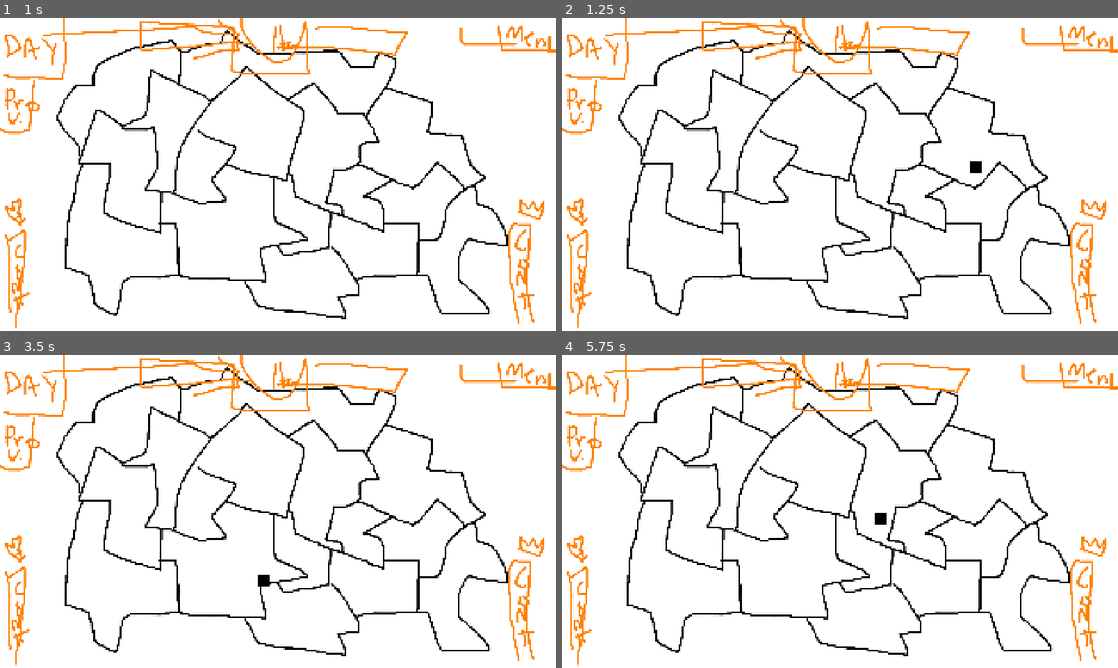
Above: before the commit, frames 1-4 (two rows, left to right).
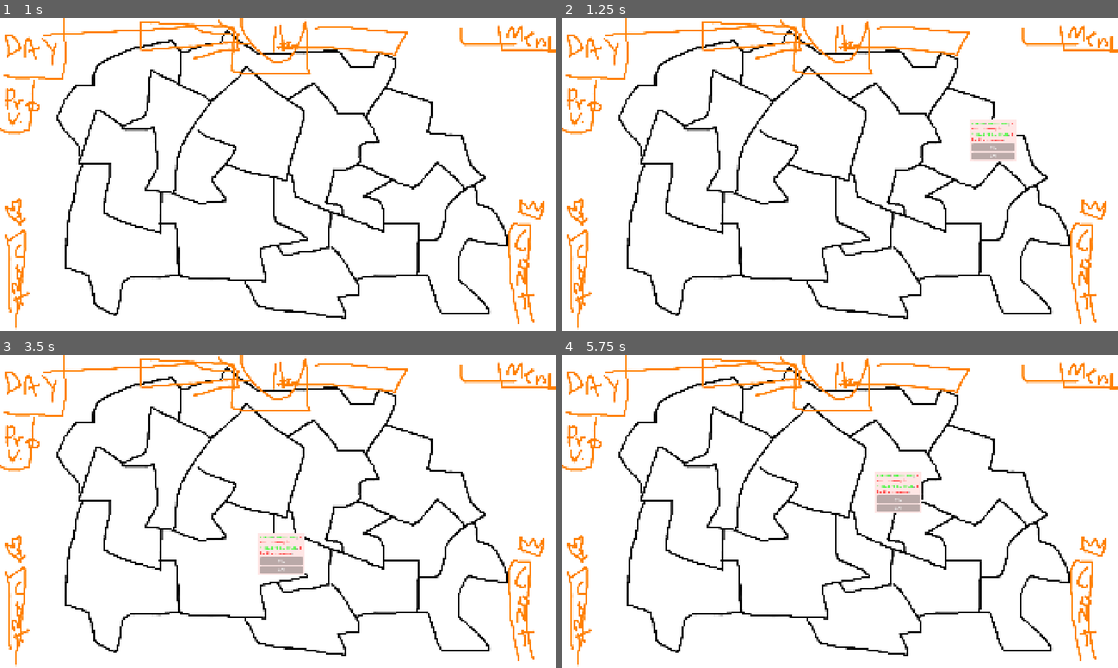
Above: after the commit, the same moments.

Repository: Orangechrisy/gmtk-game-jam-2026
Game: Godot game, scene res://map provinces/map_provinces.tscn
Same seed, same stepped clock (60 frames per second), same inputs: the game is played once before the commit and once after it.
Inputs (mouse positions are in pixels of both pictures, inside the frame that each line leads up to):
- Up to frame 1 (1 s): tap Enter at 0.5 s; move the mouse to (400, 158) at 0.52 s; click (400, 158) at 0.67 s
- Up to frame 2 (1.25 s): no input
- Up to frame 3 (3.5 s): move the mouse to (166, 527) at 1.27 s; click (166, 527) at 1.42 s; tap Space at 2 s; move the mouse to (333, 442) at 2.02 s; click (333, 442) at 2.17 s; tap Enter at 2.75 s; move the mouse to (250, 574) at 2.77 s; click (250, 574) at 2.92 s
- Up to frame 4 (5.75 s): move the mouse to (1006, 558) at 3.52 s; click (1006, 558) at 3.67 s; tap Space at 4.25 s; move the mouse to (673, 464) at 4.27 s; click (673, 464) at 4.42 s; tap Enter at 5 s; move the mouse to (867, 511) at 5.02 s; click (867, 511) at 5.17 s

Frame 1 is identical in both runs. In frame 2, 1.2% of the frame differs, in the area x 73-82%, y 32-50%; in frame 3, 1.2%; in frame 4, 1.2%.

Commit message:
changing province counters better
it fucked some things up previously

Diff:
--- a/UI/main_interface.gd
+++ b/UI/main_interface.gd
@@ -9,7 +9,7 @@
 	GameState.connect("gold_updated", on_gold_updated)
 	GameState.connect("common_sentiment_updated", on_common_sentiment_updated)
 	GameState.connect("noble_sentiment_updated", on_noble_sentiment_updated)
-	GameState.connect("actions_left_updated", on_actions_left_updated)
+	#GameState.connect("actions_left_updated", on_actions_left_updated)
 
 # UI Updates
 
--- a/map provinces/map_provinces.tscn
+++ b/map provinces/map_provinces.tscn
@@ -30,6 +30,12 @@
 province_name = "Capital"
 potential_events = Array[Resource]([SubResource("Resource_btrrw")])
 event_location = Vector2(670, 520)
+food_yield = 32.0
+food_consumption = 12.0
+gold_yield = 5.0
+gold_consumption = 11.0
+loyalty = 53
+fervor = 17
 
 [node name="Military" parent="." unique_id=414529575 instance=ExtResource("2_k0ye7")]
 vertices = PackedVector2Array(664, 388, 813, 443, 781, 506, 983, 564, 1049, 328, 991, 278, 787, 239, 728, 285)
--- a/map provinces/province.gd
+++ b/map provinces/province.gd
@@ -1,4 +1,3 @@
-@tool
 extends Node2D
 class_name Province
 
@@ -8,30 +7,21 @@
 @export var curr_owner: int = 0 # not sure what this should be, but could be an enum
 @export var potential_events: Array[Resource]
 @export var event_location: Vector2
+@export var TOOLTIP_TIME_DELAY: float = 0.5
 
 @export_group("Counters")
-@export var food_yield: float:
-	set(change):
-		food_yield = max(0, food_yield + change)
-@export var food_consumption: float:
-	set(change):
-		food_consumption = max(0, food_consumption + change)
-@export var gold_yield: float:
-	set(change):
-		gold_yield = max(0, gold_yield + change)
-@export var gold_consumption: float:
-	set(change):
-		food_yield = max(0, food_yield + change)
-@export var loyalty: int:
-	set(change):
-		loyalty = max(0, loyalty + change)
-@export var fervor: int:
-	set(change):
-		fervor = max(0, fervor + change)
+@export var food_yield: float
+@export var food_consumption: float
+@export var gold_yield: float
+@export var gold_consumption: float
+@export var loyalty: int
+@export var fervor: int
 
 var event_present: MapEvent
 var province_tooltip: Control
 var tween: Tween
+
+enum {FOODY, FOODC, GOLDY, GOLDC, LOYALTY, FERVOR}
 
 var has_army: bool:
 	set(val):
@@ -43,7 +33,9 @@
 	$Area2D/CollisionPolygon2D.polygon = vertices
 	$EventPopup.visible = false
 	$EventPopup.position = event_location
+	$TooltipTimer.timeout.connect(_on_timer_timeout)
 	GameState.connect("day_updated", on_day_updated)
+	$ProvinceTooltip.update_values()
 
 func on_day_updated(new_day):
 	if fervor > loyalty:
@@ -64,6 +56,27 @@
 
 func calculate_gold() -> int:
 	return gold_yield - gold_consumption
+
+func change_counter(counter: int, change: float) -> void:
+	match counter:
+		FOODY:
+			food_yield = max(0, food_yield + change)
+			$ProvinceTooltip.update_values()
+		FOODC:
+			food_consumption = max(0, food_consumption + change)
+			$ProvinceTooltip.update_values()
+		GOLDY:
+			gold_yield = max(0, gold_yield + change)
+			$ProvinceTooltip.update_values()
+		GOLDC:
+			gold_consumption = max(0, gold_consumption + change)
+			$ProvinceTooltip.update_values()
+		LOYALTY:
+			loyalty = max(0, loyalty + change)
+			$ProvinceTooltip.update_values()
+		FERVOR:
+			fervor = max(0, fervor + change)
+			$ProvinceTooltip.update_values()
 
 ## try to do the event, based on rng and variables of the province or something
 func try_event(event: MapEvent) -> bool:
@@ -95,8 +108,7 @@
 
 func _on_area_2d_mouse_entered() -> void:
 	if not GameState.get_current_event():
-		$TooltipTimer.timeout.connect(_on_timer_timeout)
-		$TooltipTimer.start(0.5)
+		$TooltipTimer.start(TOOLTIP_TIME_DELAY)
 
 func _on_area_2d_mouse_exited() -> void:
 	$TooltipTimer.stop()
@@ -107,4 +119,4 @@
 
 func _on_timer_timeout() -> void:
 	tween = create_tween()
-	tween.tween_property($ProvinceTooltip, "modulate", Color(0.0, 0.0, 0.0, 1.0), 0.1)
+	tween.tween_property($ProvinceTooltip, "modulate", Color(1.0, 1.0, 1.0, 1.0), 0.1)
--- a/map provinces/province_tooltip.gd
+++ b/map provinces/province_tooltip.gd
@@ -1,13 +1,24 @@
 extends Control
 
 @export var OFFSET: Vector2
+var province: Province
 
 # Called when the node enters the scene tree for the first time.
 func _ready() -> void:
-	pass # Replace with function body.
+	province = get_parent()
 
 
 # tracks the mouse position
 func _process(delta: float) -> void:
 	if visible:
 		position = get_global_mouse_position() + OFFSET
+
+func update_values():
+	if province != null:
+		var format_string = "[color={color}]{0} {yield}[/color] ([color=green]{1} {yield} Yield[/color], [color=red]{2} {yield} Consumption[/color])"
+		var food_string = format_string.format(["%+.f" % province.calculate_food(), "%+.f" % province.food_yield, "-%.f" % province.food_consumption, ["yield", "Food"], ["color", "green" if province.calculate_food() >= 0 else "red"]])
+		%Food.text = food_string
+		var gold_string = format_string.format(["%+.f" % province.calculate_gold(), "%+.f" % province.gold_yield, "-%.f" % province.gold_consumption, ["yield", "Gold"], ["color", "green" if province.calculate_gold() >= 0 else "red"]])
+		%Gold.text =  gold_string
+		%Loyalty.value = province.loyalty
+		%Fervor.value = province.fervor
--- a/map provinces/province_tooltip.tscn
+++ b/map provinces/province_tooltip.tscn
@@ -1,6 +1,7 @@
 [gd_scene format=3 uid="uid://c1dmvkr2t32vh"]
 
 [ext_resource type="Script" uid="uid://bt8ta7yn2h0aa" path="res://map provinces/province_tooltip.gd" id="1_xjqa8"]
+[ext_resource type="Texture2D" uid="uid://vnlwl2v8hrfd" path="res://Assets/popuprect.png" id="2_86hd7"]
 
 [node name="ProvinceTooltip" type="Control" unique_id=1231974182]
 modulate = Color(1, 1, 1, 0)
@@ -13,8 +14,59 @@
 script = ExtResource("1_xjqa8")
 OFFSET = Vector2(25, 5)
 
-[node name="ColorRect" type="ColorRect" parent="." unique_id=1774989867]
-layout_mode = 0
+[node name="PanelContainer" type="PanelContainer" parent="." unique_id=1158309599]
+custom_minimum_size = Vector2(160, 50)
+layout_mode = 1
+anchors_preset = 2
+anchor_top = 1.0
+anchor_bottom = 1.0
+offset_top = -40.0
 offset_right = 40.0
-offset_bottom = 40.0
-color = Color(1, 0, 1, 1)
+grow_vertical = 0
+
+[node name="NinePatchRect" type="NinePatchRect" parent="PanelContainer" unique_id=657369021]
+layout_mode = 2
+texture = ExtResource("2_86hd7")
+region_rect = Rect2(0, 0, 30, 25)
+patch_margin_left = 2
+patch_margin_top = 2
+patch_margin_right = 2
+patch_margin_bottom = 2
+
+[node name="MarginContainer" type="MarginContainer" parent="PanelContainer" unique_id=940130431]
+layout_mode = 2
+theme_override_constants/margin_left = 5
+theme_override_constants/margin_top = 5
+theme_override_constants/margin_right = 5
+theme_override_constants/margin_bottom = 5
+
+[node name="VBoxContainer" type="VBoxContainer" parent="PanelContainer/MarginContainer" unique_id=689660301]
+layout_mode = 2
+
+[node name="Food" type="RichTextLabel" parent="PanelContainer/MarginContainer/VBoxContainer" unique_id=358052700]
+unique_name_in_owner = true
+layout_mode = 2
+theme_override_colors/default_color = Color(0, 0, 0, 1)
+theme_override_font_sizes/normal_font_size = 12
+bbcode_enabled = true
+text = "Food"
+fit_content = true
+
+[node name="Gold" type="RichTextLabel" parent="PanelContainer/MarginContainer/VBoxContainer" unique_id=1070974334]
+unique_name_in_owner = true
+layout_mode = 2
+theme_override_colors/default_color = Color(0, 0, 0, 1)
+theme_override_font_sizes/normal_font_size = 12
+bbcode_enabled = true
+text = "Gold"
+fit_content = true
+
+[node name="Loyalty" type="ProgressBar" parent="PanelContainer/MarginContainer/VBoxContainer" unique_id=755866566]
+unique_name_in_owner = true
+layout_mode = 2
+step = 0.1
+
+[node name="Fervor" type="ProgressBar" parent="PanelContainer/MarginContainer/VBoxContainer" unique_id=734731094]
+unique_name_in_owner = true
+layout_mode = 2
+step = 0.1
